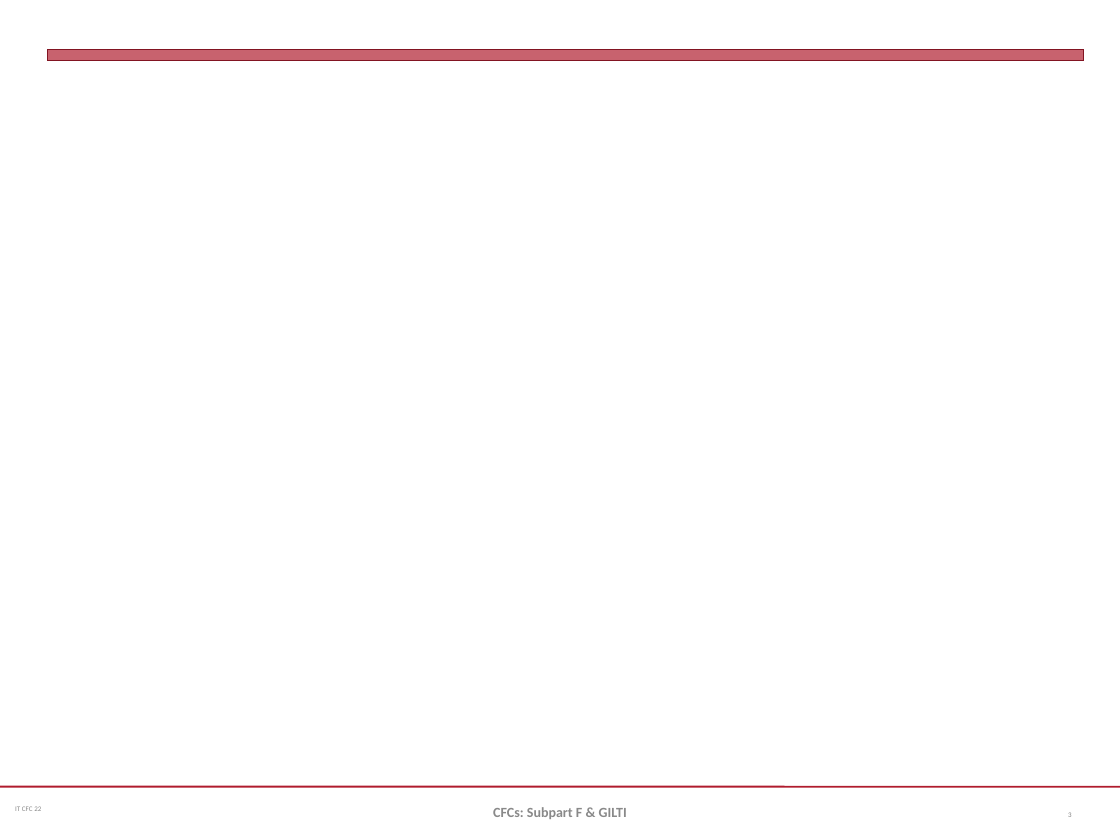
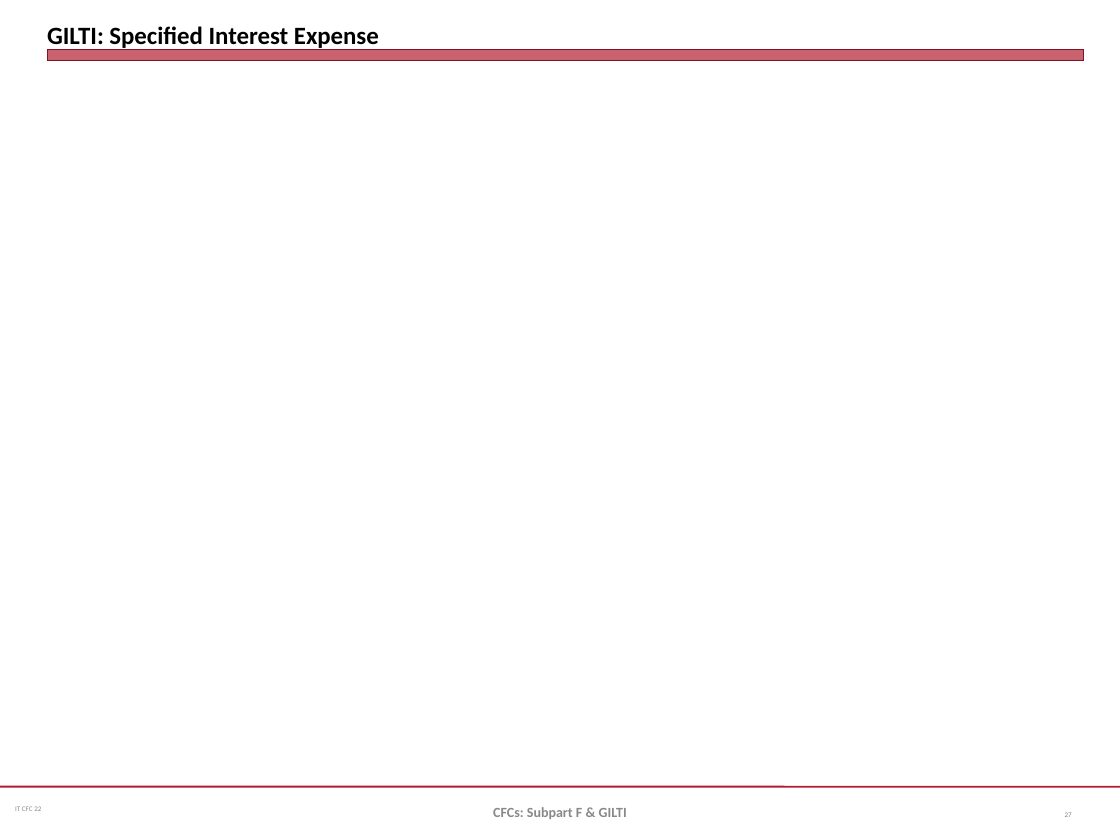
Before and after one commit to jmc877/International-Tax, a slide deck: slide 27 of slides/IT_CFC_22_1.pptx (slide 3 before the commit). Drawn at 1120x840 pixels with LibreOffice and Linux fonts; fonts in the diff are those of the drawing. Boxes give left, top, right and bottom in pixels: in the first picture for what was removed or moved away, otherwise in the second. Text is boxed around its words. In the diff, an @@ line names an element or a change of style, - is before the commit and + after.

```diff
--- a/slides/IT_CFC_22_1.pptx
+++ b/slides/IT_CFC_22_1.pptx
@@ title added at bbox=[47, 26, 379, 50], 16 pt, text #000000, bold @@
+GILTI: Specified Interest Expense
@@ page number at bbox=[1065, 812, 1072, 817]: text changed @@
-3
+27
```
Also in this commit, not shown: 16 other slides changed, 7 slides added, 2 slides removed, 2 other files.
